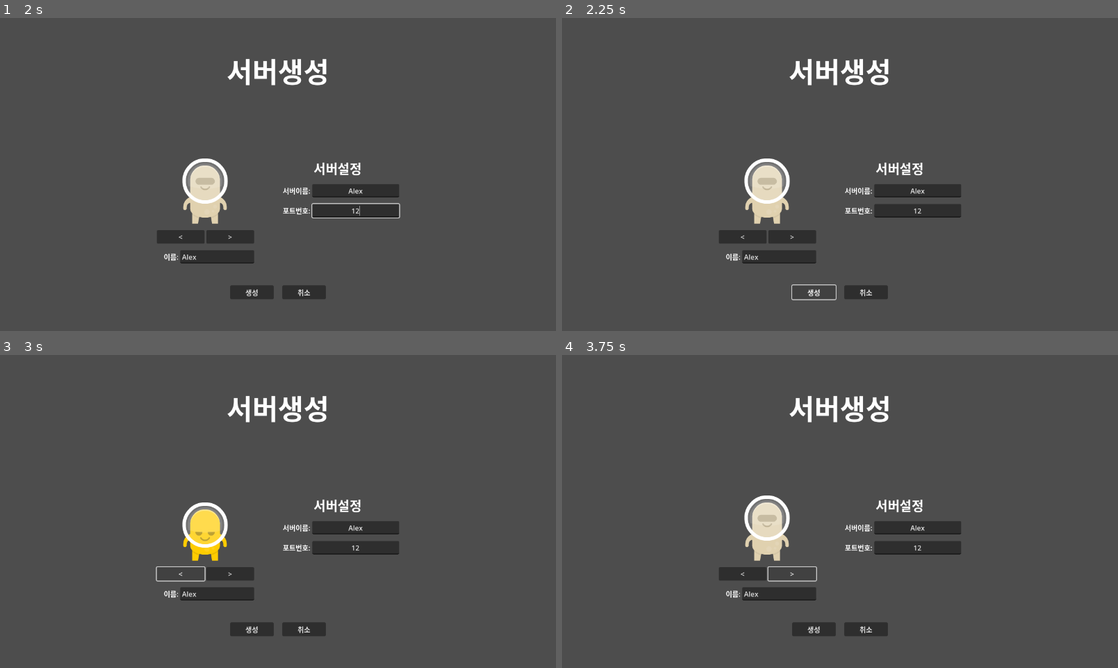
Above: before the commit, frames 1-4 (two rows, left to right).
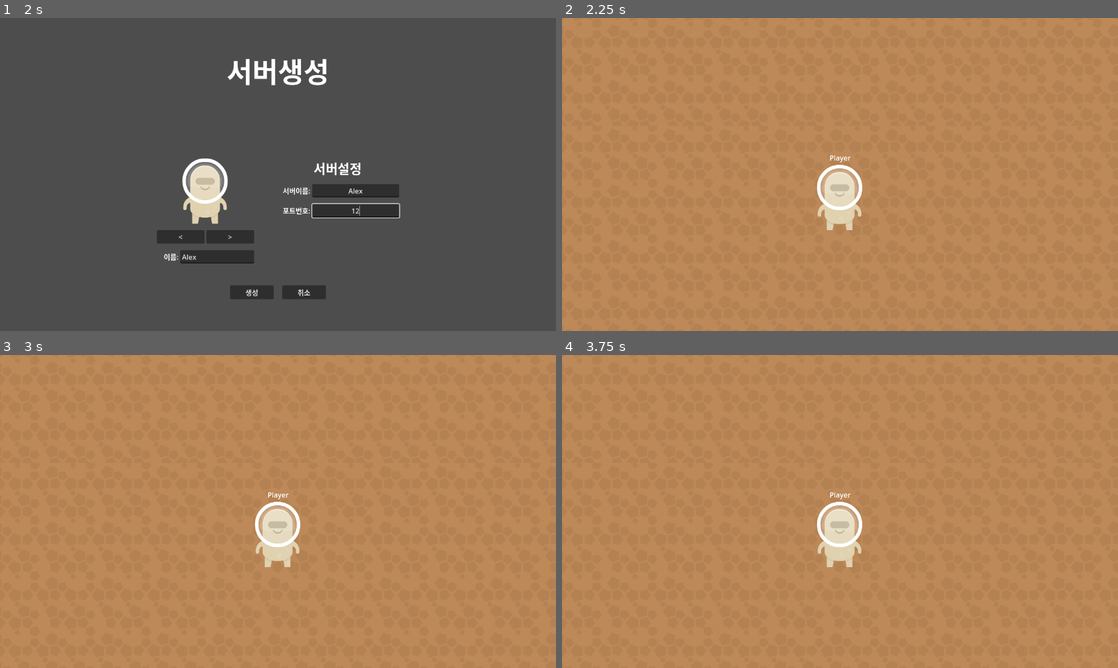
Above: after the commit, the same moments.

Repository: Ozymandias1/godot_simplechat
Game: Godot game, scene res://Scenes/MainMenu/MainMenu.tscn
Same seed, same stepped clock (60 frames per second), same inputs: the game is played once before the commit and once after it.
Inputs (mouse positions are in pixels of both pictures, inside the frame that each line leads up to):
- Up to frame 1 (2 s): click "서버 생성" at 0.5 s; click (216, 255) at 1.27 s; type "Alex" at 1.35 s; click (355, 190) at 1.5 s; type "Alex" at 1.58 s; click (355, 212) at 1.73 s; type "12" at 1.82 s
- Up to frame 2 (2.25 s): click "생성" at 2 s
- Up to frame 3 (3 s): click (177, 574) at 2.75 s, where only the run before the commit has a clickable "<"
- Up to frame 4 (3.75 s): click (789, 574) at 3.5 s, where only the run before the commit has a clickable ">"

Frame 1 is identical in both runs. In frame 2, 100% of the frame differs, in the area x 0-100%, y 0-100%; in frame 3, 100%; in frame 4, 100%.

Commit message:
서버 생성

Diff:
--- a/Scenes/ChatRoom/ChatRoom.tscn
+++ b/Scenes/ChatRoom/ChatRoom.tscn
@@ -1,8 +1,7 @@
-[gd_scene load_steps=4 format=3 uid="uid://eb5ahbaxi2rb"]
+[gd_scene load_steps=3 format=3 uid="uid://eb5ahbaxi2rb"]
 
 [ext_resource type="Script" path="res://Scripts/ChatRoom/ChatRoom.gd" id="1_5vfxu"]
 [ext_resource type="PackedScene" uid="uid://bbanpguhwvu83" path="res://Scenes/ChatRoom/Background.tscn" id="2_2s84r"]
-[ext_resource type="PackedScene" uid="uid://gkv1lf5rx5go" path="res://Scenes/ChatRoom/Player.tscn" id="3_yixja"]
 
 [node name="ChatRoom" type="Control"]
 layout_mode = 3
@@ -17,8 +16,6 @@
 
 [node name="Camera2D" type="Camera2D" parent="."]
 
-[node name="Player" parent="." instance=ExtResource("3_yixja")]
-
 [node name="TestTimer" type="Timer" parent="."]
 wait_time = 0.3
 autostart = true
--- a/Scripts/ChatRoom/ChatRoom.gd
+++ b/Scripts/ChatRoom/ChatRoom.gd
@@ -1,6 +1,11 @@
+# ChatRoom.gd 채팅방
 extends Control
 
-@onready var player = $Player
+#@onready var player = $Player
+
+const PLAYER_TEMPLATE = preload("res://Scenes/ChatRoom/Player.tscn")
+
+@onready var camera_2d = $Camera2D
 
 var test_messages: Array[String] = [
 	"I am trying to make multiple death messages and I want them to be chosen at random, how can I do that?",
@@ -15,5 +20,26 @@
 	"켜고 끌수 있는 거 넘좋구만. 핵쟁이들이랑은 같이 하기 싫었는데",
 ]
 
-func _on_test_timer_timeout():
-	player.show_message(test_messages.pick_random())
+#func _on_test_timer_timeout():
+	#player.show_message(test_messages.pick_random())
+
+# 스크립트 시작
+func _ready():
+	MultiplayManager.player_connected.connect(_on_player_connected)
+
+	# 서버일경우 player_connected가 emit되지 않으므로 수동 호출
+	if multiplayer.is_server():
+		_on_player_connected(1, MultiplayManager.my_player_data)
+
+# 플레이어 연결 시그널
+func _on_player_connected(peer_id, player_info):
+	# 새 플레이어 생성후 이름과 스프라이트 설정
+	var new_player = PLAYER_TEMPLATE.instantiate()
+	new_player.name = str(peer_id)
+	new_player.call_deferred("set_player_name_tag_text", player_info.Name)
+	new_player.call_deferred("set_player_sprite", player_info.SpriteColor)
+	add_child(new_player)
+
+	# 피어값이 1이면 본인 이므로 카메라를 설정한다.
+	if peer_id == 1:
+		camera_2d.reparent(new_player, false)
--- a/Scripts/ChatRoom/Player.gd
+++ b/Scripts/ChatRoom/Player.gd
@@ -3,8 +3,18 @@
 
 @export var move_speed: float = 100
 
+@onready var name_tag = $NameTag
 @onready var message_container = $MessageContainer
 @onready var player_anim_sprite = $PlayerAnimSprite
+
+# 플레이어 이름표 텍스트 설정
+func set_player_name_tag_text(player_name: String):
+	name_tag.text = player_name
+
+# 플레이어 이름 스프라이트 설정
+func set_player_sprite(sprite_color: String):
+	var sprite_path: String = "res://Data/Sprite_Player_%s.tres" % sprite_color
+	player_anim_sprite.sprite_frames = load(sprite_path)
 
 # 플레이어 캐릭터 위에 메시지 보여주기
 func show_message(message: String):
--- a/Scripts/CreateServer/CreateServer.gd
+++ b/Scripts/CreateServer/CreateServer.gd
@@ -9,11 +9,12 @@
 	var player_info: Dictionary = player_setup.get_player_info()
 	var server_info: Dictionary = server_setup.get_server_info()
 	# 서버이름의 경우 빈 문자열이면 플레이어 이름을 사용해 임의의 명칭으로 설정
-	if server_info.name.is_empty():
-		server_info.name = "%s의 서버" % player_info.name
+	if server_info.RoomName.is_empty():
+		server_info.RoomName = "%s의 서버" % player_info.Name
 
-	print(player_info)
-	print(server_info)
+	# 멀티플레이 관리자의 대화방 생성함수 호출
+	MultiplayManager.load_scene("res://Scenes/ChatRoom/ChatRoom.tscn")
+	MultiplayManager.call_deferred("create_chat_room", player_info, server_info, 32)
 
 # 취소 버튼 클릭 시그널
 func _on_btn_cancel_pressed():
--- a/Scripts/Multiplay/MultiplayManager.gd
+++ b/Scripts/Multiplay/MultiplayManager.gd
@@ -9,12 +9,17 @@
 # 나의 정보
 var my_player_data = {
 	"Name": "Player", # 이름
-	"SpriteID": 0 # 선택한 플레이어 스프라이트 이미지 인덱스
+	"SpriteColor": "Beige" # 선택한 플레이어 스프라이트 이미지 인덱스
 }
 
 # 스크립트 시작
 func _ready():
 	multiplayer.peer_connected.connect(_on_peer_connected)
+
+# 씬 로드 함수
+@rpc("call_local", "reliable")
+func load_scene(scene_path):
+	get_tree().change_scene_to_file(scene_path)
 
 # 피어 접속시 호출되는 콜백 시그널
 func _on_peer_connected(peer_id):
@@ -27,3 +32,26 @@
 	var peer_id = multiplayer.get_remote_sender_id()
 	connected_players[peer_id] = player_info
 	player_connected.emit(peer_id, player_info)
+
+# 대화방 생성
+func create_chat_room(player_info: Dictionary, server_info: Dictionary, max_player_count: int):
+	# 멀티플레이 피어 생성후 지정된 포트와 최대 접속자수를 이용해 서버를 생성한다.
+	var peer = ENetMultiplayerPeer.new()
+	var error = peer.create_server(server_info.Port, max_player_count)
+	if error:
+		printerr(error)
+		return error
+	# 멀티플레이어 피어 설정
+	multiplayer.multiplayer_peer = peer
+
+	# 내 플레이어 데이터 설정 및 플레이어 연결 시그널 발동
+	my_player_data["Name"] = player_info["Name"]
+	my_player_data["SpriteColor"] = player_info["SpriteColor"]
+	connected_players[1] = my_player_data
+	player_connected.emit(1, my_player_data)
+	# 서버 프라우져 브로드 캐스트 시작
+	# server_info ↓
+	#return {
+		#"RoomName": server_name,
+		#"Port": port
+	#}
--- a/Scripts/PlayerSetup/PlayerSetup.gd
+++ b/Scripts/PlayerSetup/PlayerSetup.gd
@@ -32,9 +32,11 @@
 	if player_name.is_empty():
 		player_name = "사용자%d" % randi_range(1, 100)
 
+	var sprite_names: Array[String] = ["Beige", "Blue", "Green", "Pink", "Yellow"]
+
 	return {
-		"name": player_name,
-		"tex_index": selected_tex
+		"Name": player_name,
+		"SpriteColor": sprite_names[selected_tex]
 	}
 
 #func _on_line_edit_nick_name_text_submitted(new_text):
--- a/Scripts/ServerSetup/ServerSetup.gd
+++ b/Scripts/ServerSetup/ServerSetup.gd
@@ -12,6 +12,6 @@
 		port = 10000
 
 	return {
-		"name": server_name,
-		"port": port
+		"RoomName": server_name,
+		"Port": port
 	}
